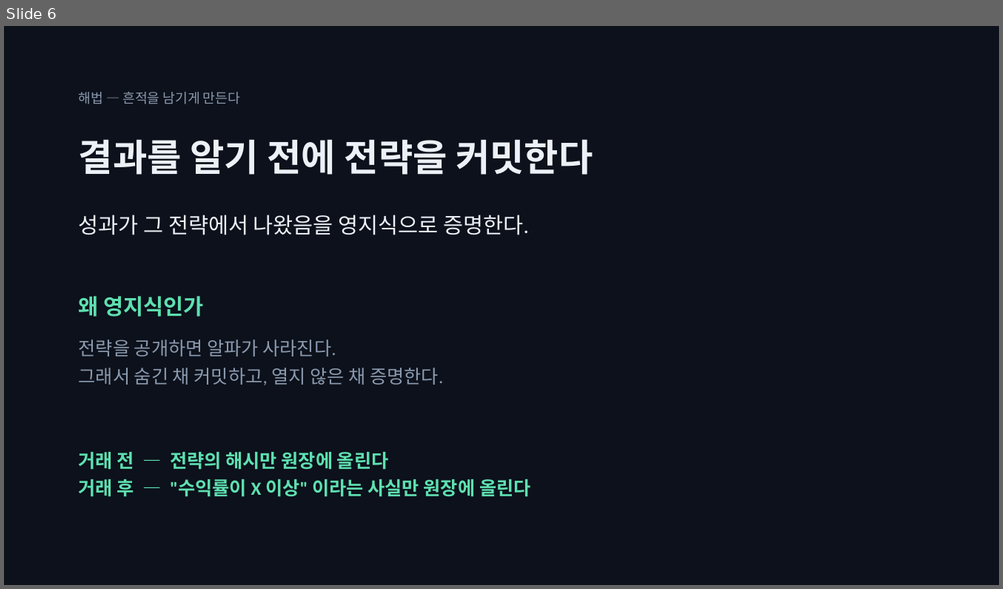
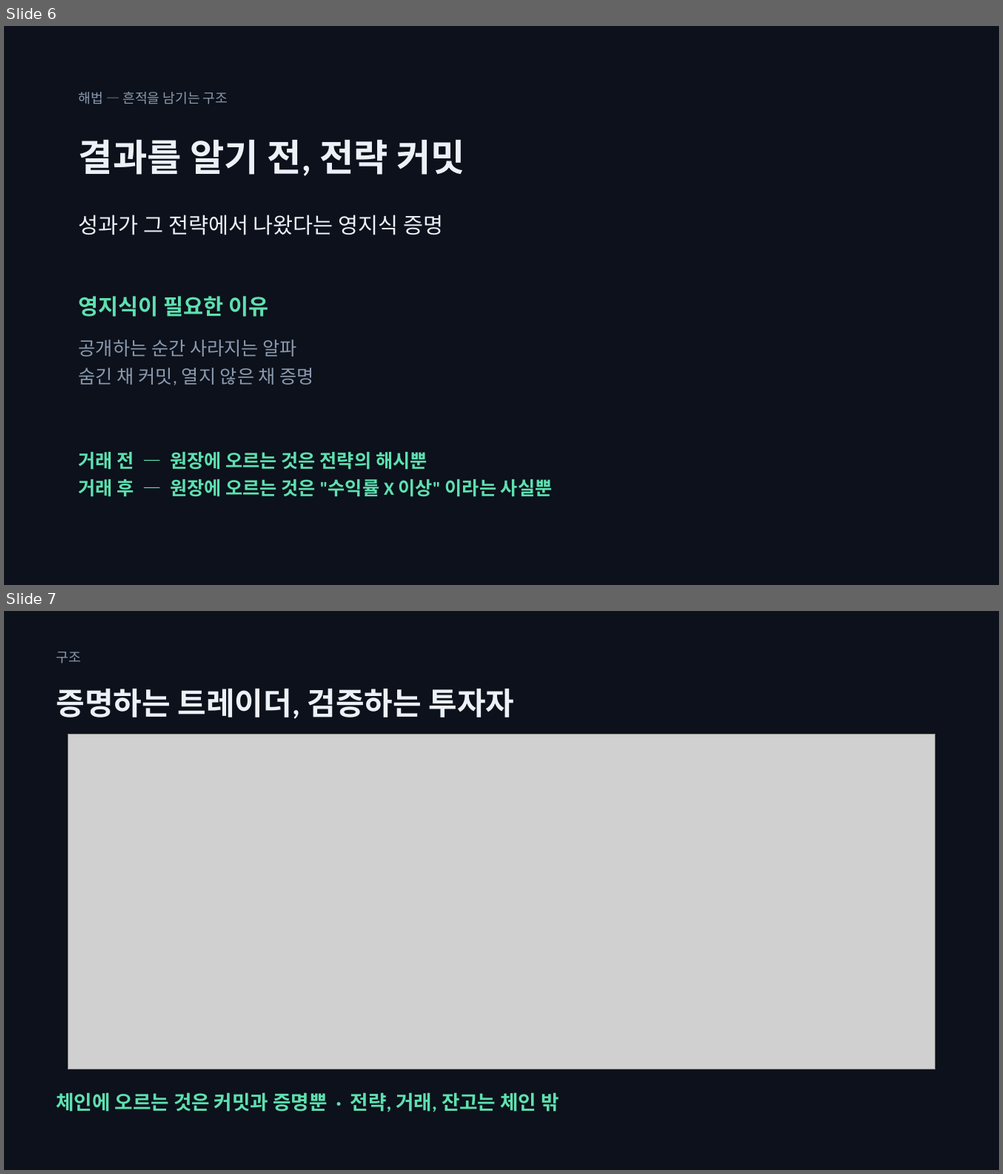
Before and after one commit to SeoDongOk/proof-of-track-record, a slide deck: deck/proof-of-track-record-talk.pptx. Shown one above the other, each under a label of ours: slide 6 before the commit, slides 6 and 7 after it. The pictures are 1003x589 and 1003x1174 pixels, drawn with LibreOffice and Linux fonts; fonts in the diff are those of the drawing; grey boxes stand for pictures. Boxes give left, top, right and bottom in pixels: in the first picture for what was removed or moved away, otherwise in the second. Text is boxed around its words. In the diff, an @@ line names an element or a change of style, - is before the commit and + after.

```diff
--- a/deck/proof-of-track-record-talk.pptx
+++ b/deck/proof-of-track-record-talk.pptx
@@ slide 7 added at <box>4,611,999,1170</box>, background #FFFFFF @@
@@ rectangle added at <box>4,611,999,1170</box>, fill #0C111B @@
@@ text added at <box>57,652,81,664</box>, 13 pt, text #8B9AAF @@
+구조
@@ text added at <box>57,688,514,719</box>, 30 pt, text #ECF1F7, bold @@
+증명하는 트레이더, 검증하는 투자자
@@ picture added at <box>68,734,934,1070</box> @@
@@ text added at <box>57,1093,558,1113</box>, 19 pt, text #5EE0B0, bold @@
+체인에 오르는 것은 커밋과 증명뿐 · 전략, 거래, 잔고는 체인 밖
@@ slide 6 changed as well @@
@@ text at <box>79,92,227,104</box>: text changed @@
-해법 — 흔적을 남기게 만든다
+해법 — 흔적을 남기는 구조
@@ text at <box>79,139,465,176</box>: text changed @@
-결과를 알기 전에 전략을 커밋한다
+결과를 알기 전, 전략 커밋
@@ text at <box>79,215,443,235</box>: text changed @@
-성과가 그 전략에서 나왔음을 영지식으로 증명한다.
+성과가 그 전략에서 나왔다는 영지식 증명
@@ text at <box>79,296,268,317</box>: text changed @@
-왜 영지식인가
+영지식이 필요한 이유
@@ text at <box>79,340,314,386</box>: text changed @@
-전략을 공개하면 알파가 사라진다.
-그래서 숨긴 채 커밋하고, 열지 않은 채 증명한다.
+공개하는 순간 사라지는 알파
+숨긴 채 커밋, 열지 않은 채 증명
@@ text at <box>79,452,552,497</box>: text changed @@
-거래 전 — 전략의 해시만 원장에 올린다
-거래 후 — "수익률이 X 이상" 이라는 사실만 원장에 올린다
+거래 전 — 원장에 오르는 것은 전략의 해시뿐
+거래 후 — 원장에 오르는 것은 "수익률 X 이상" 이라는 사실뿐
```
Also in this commit, not shown: 10 other slides changed, 11 other files.
